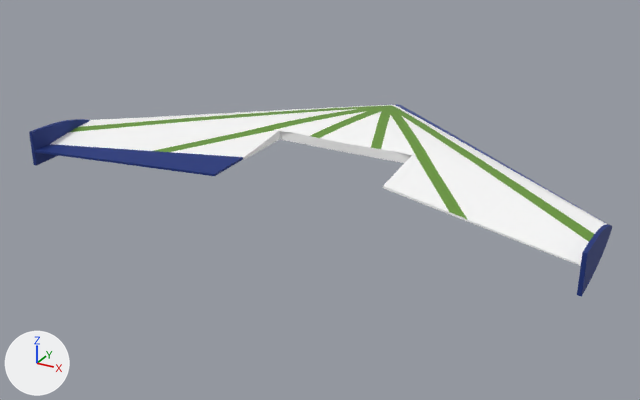
The Blender file Art/Aircraft/Wing/Wing.blend, before and after one commit.
Both versions are drawn from a 50 mm lens placed at (0.526, -1.051, 0.421), pointed at (-0.013, -0.07, -0.07). The lights are fixed; the arrows at lower left show +X, +Y and +Z.

Before the edit, the objects in view are built like this:
```python
me_plane = bpy.data.meshes.new('Plane')
me_plane.from_pydata(...)  # 28 vertices, 23 faces; spans x 0.0..0.375, y -0.307..0.084, z -0.008..0.021
me_plane.materials.append(mat_mainbit)  # picture img_coloring
me_plane_003 = bpy.data.meshes.new('Plane.003')
me_plane_003.from_pydata([(0.3752, -0.236, 0.019), (0.3752, -0.236, -0.0295), (0.3752, -0.1063, -0.0022), (0.3752, -0.1063, -0.0083), (0.3752, -0.1495, 0.0131), (0.3752, -0.1927, 0.019), (0.3752, -0.1927, -0.0295), (0.3752, -0.1495, -0.0236)], [], [(4, 7, 3, 2), (0, 1, 6, 5), (5, 6, 7, 4)])
me_plane_003.materials.append(mat_colored)  # blue #17317e
me_plane_004 = bpy.data.meshes.new('Plane.004')
me_plane_004.from_pydata([(-0.136, -0.011, 0.0), (0.135, -0.058, 0.0), (-0.135, 0.058, 0.0), (0.136, -0.031, 0.0)], [], [(0, 1, 3, 2)])
me_plane_004.materials.append(mat_colored)  # blue #17317e
ob_leftelevon = bpy.data.objects.new('LeftElevon', me_plane_004)
ob_leftelevon.location = (-0.239, -0.177, -0.009)
ob_leftelevon.scale = (-1.0, 1.0, 1.0)
_m = ob_leftelevon.modifiers.new('Solidify', 'SOLIDIFY')
_m.thickness = 0.003
_m.offset = 0.0
ob_wing = bpy.data.objects.new('Wing', me_plane)
ob_wing.location = (0.0, 0.095, -0.005)
_m = ob_wing.modifiers.new('Subdivision', 'SUBSURF')
_m = ob_wing.modifiers.new('Mirror', 'MIRROR')
ob_wingtips = bpy.data.objects.new('WingTips', me_plane_003)
ob_wingtips.location = (0.002, 0.0, 0.0)
_m = ob_wingtips.modifiers.new('Subdivision', 'SUBSURF')
_m.render_levels = 1
_m = ob_wingtips.modifiers.new('Solidify', 'SOLIDIFY')
_m.thickness = 0.005
_m.offset = 0.0
_m = ob_wingtips.modifiers.new('Mirror', 'MIRROR')
```
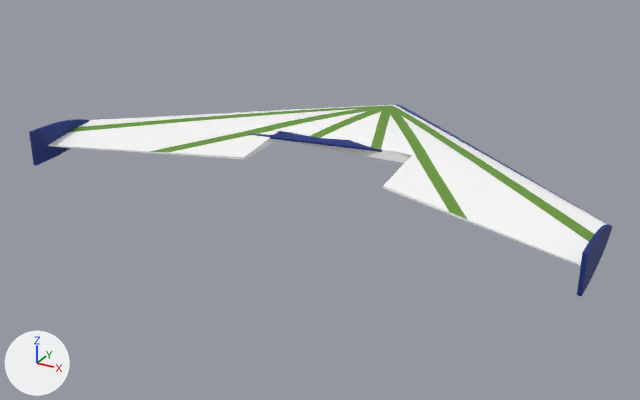
Where the change shows, as pixel boxes (x1, y1, x2, y2) in the pictures (640 x 400 px):
'LeftElevon', moved
    before: (35, 144, 243, 176)
    after: (249, 131, 382, 152)

The edits, one by one:
Object 'LeftElevon' (ob_leftelevon) moves from (-0.239, -0.177, -0.009) to (0.0, 0.0, 0.0).
